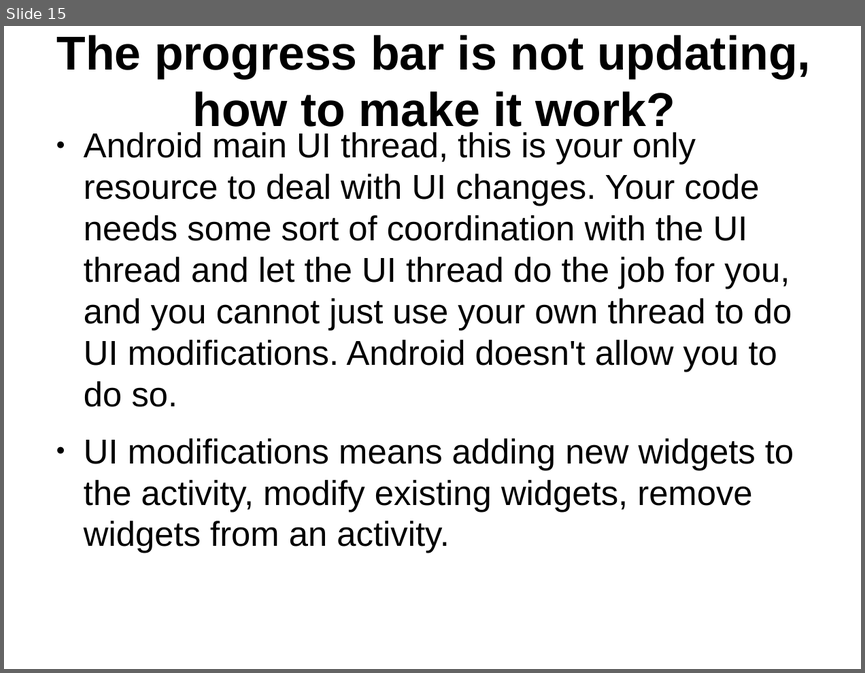
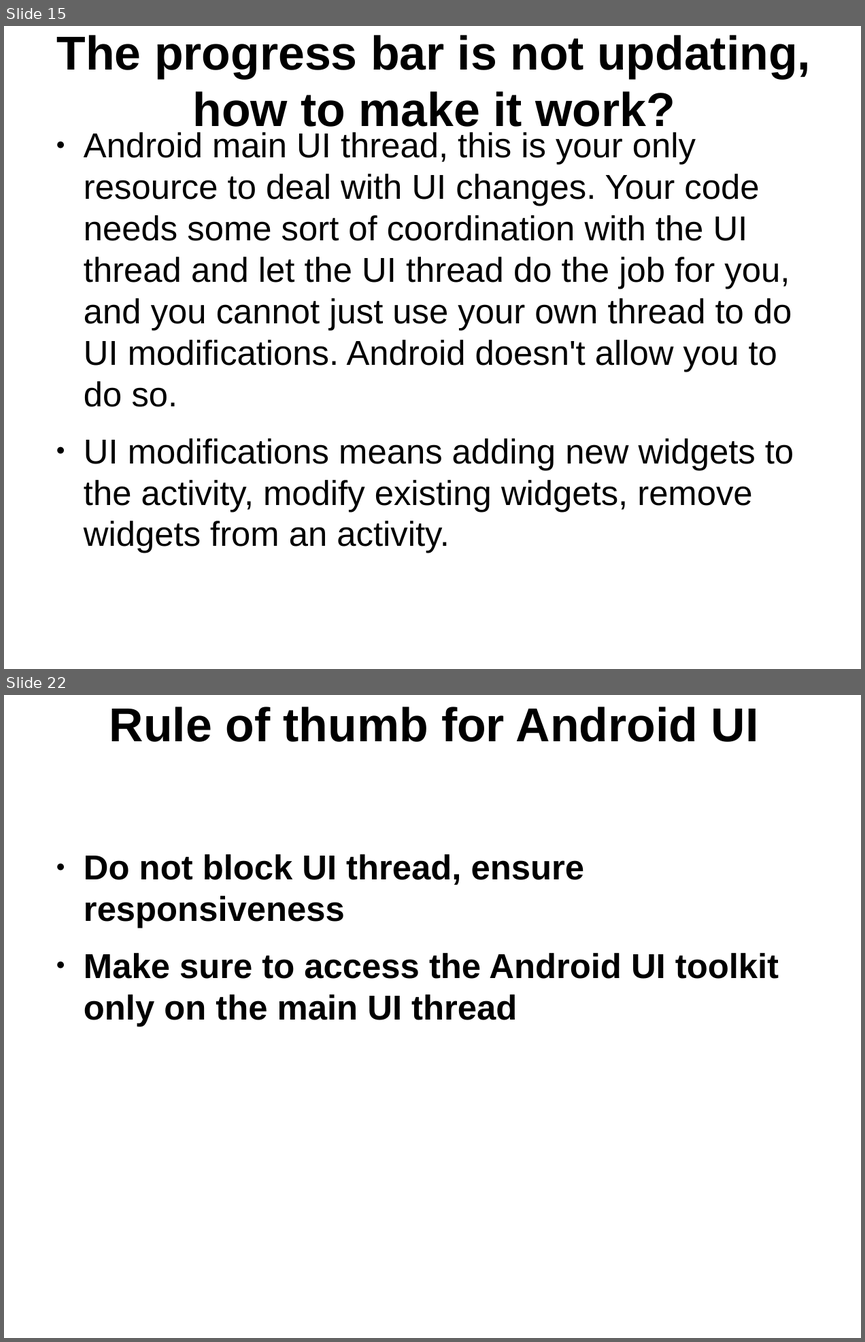
Before and after one commit to thegreatdao/testa, a slide deck: assets/android2.odp. Shown one above the other, each under a label of ours: slide 15 before the commit, slides 15 and 22 after it; the slides between them are not shown. The pictures are 865x673 and 865x1342 pixels, drawn with LibreOffice and Linux fonts; fonts in the diff are those of the drawing. Boxes give left, top, right and bottom in pixels: in the first picture for what was removed or moved away, otherwise in the second. Text is boxed around its words. In the diff, an @@ line names an element or a change of style, - is before the commit and + after.

```diff
--- a/assets/android2.odp
+++ b/assets/android2.odp
@@ slide 22 added at bbox=[4, 695, 861, 1338], background #FFFFFF @@
@@ title added at bbox=[109, 707, 759, 742], 44 pt, text #000000, bold @@
+Rule of thumb for Android UI
@@ text added at bbox=[84, 854, 779, 1026], 32 pt, text #000000, bold @@
+● Do not block UI thread, ensure responsiveness
+● Make sure to access the Android UI toolkit only on the main UI thread
```
Also in this commit, not shown: 1 slide changed, 5 other slides added, 1 slide removed, 4 other files.
